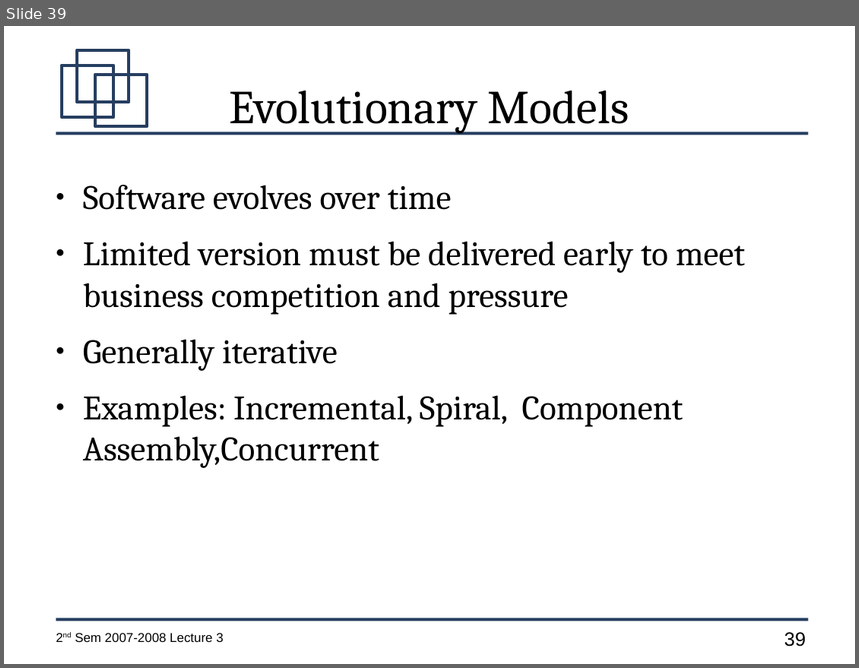
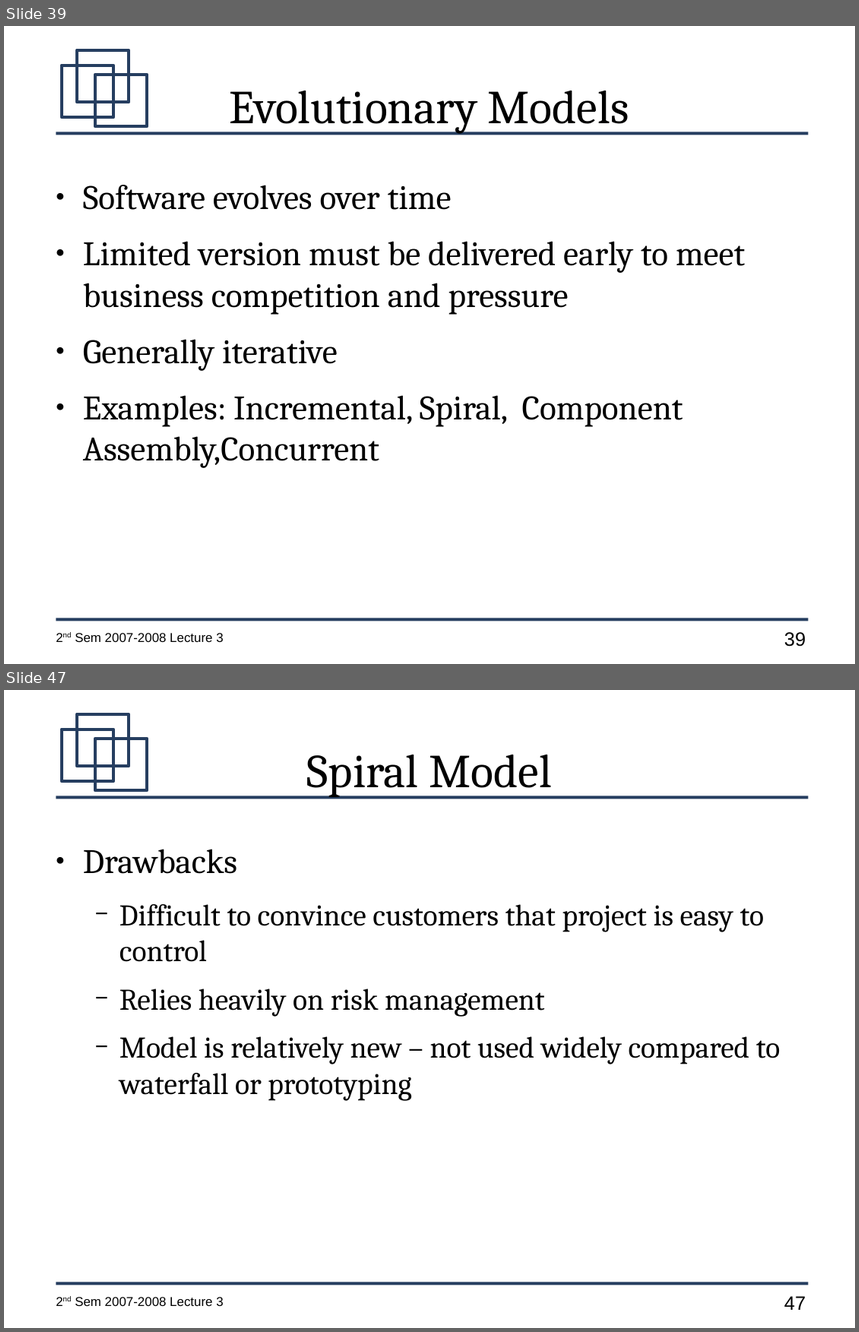
Before and after one commit to jachermocilla/jach-homepage, a slide deck: CMSC128-2nd-Sem-2007-L3.odp. Shown one above the other, each under a label of ours: slide 39 before the commit, slides 39 and 47 after it; the slides between them are not shown. The pictures are 859x668 and 859x1332 pixels, drawn with LibreOffice and Linux fonts; fonts in the diff are those of the drawing. Boxes give left, top, right and bottom in pixels: in the first picture for what was removed or moved away, otherwise in the second. Text is boxed around its words. In the diff, an @@ line names an element or a change of style, - is before the commit and + after.

```diff
--- a/CMSC128-2nd-Sem-2007-L3.odp
+++ b/CMSC128-2nd-Sem-2007-L3.odp
@@ slide 47 added at [4,690,855,1328], background #FFFFFF; not listed: 7 template elements that a slide beside it also shows @@
@@ title added at [307,755,551,798], 44 pt, text #000000 @@
+Spiral Model
@@ text added at [83,849,780,1101], 28 pt, text #000000 @@
+● Drawbacks
+  − Difficult to convince customers that project is easy to control
+  − Relies heavily on risk management
+  − Model is relatively new – not used widely compared to waterfall or prototyping
```
Also in this commit, not shown: 15 other slides added.
